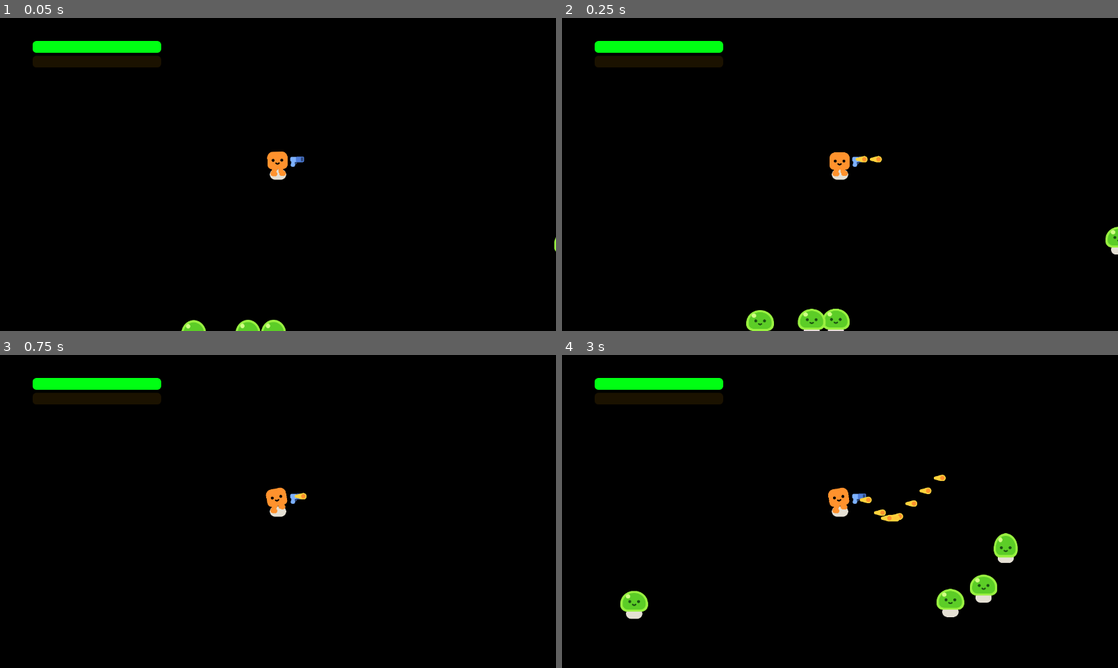
Above: before the commit, frames 1-4 (two rows, left to right).
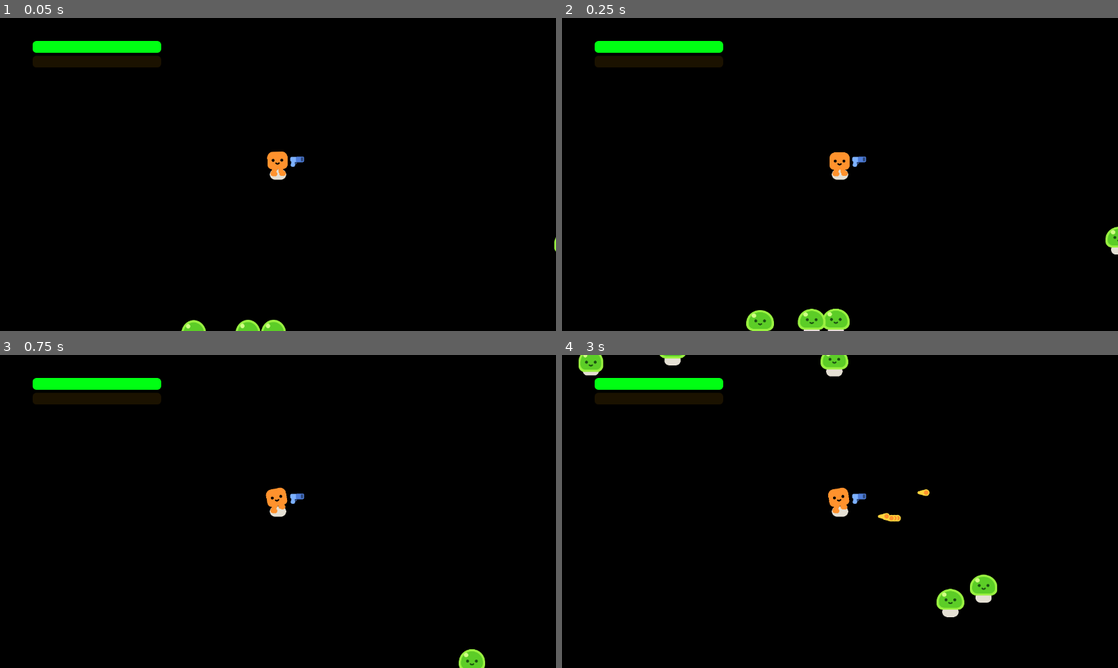
Above: after the commit, the same moments.

Repository: Marina-Banov/ggj-2025
Game: Godot game, scene res://game.tscn
Same seed, same stepped clock (60 frames per second), same inputs: the game is played once before the commit and once after it.
Inputs:
- Up to frame 1 (0.05 s): no input
- Up to frame 2 (0.25 s): no input
- Up to frame 3 (0.75 s): tap Enter (ui_accept) at 0.5 s; hold D (move_right) from 0.53 s (still down)
- Up to frame 4 (3 s): tap Enter (ui_accept) at 0.77, 1.52 s; release D (move_right) at 1.28 s; hold S (move_down) 1.28-2.03 s; hold D (move_right) 2.03-2.78 s; hold W (move_up) from 2.78 s (still down)

Frame 1 is identical in both runs. In frame 2, less than 0.1% of the frame differs, in the area x 52-58%, y 44-47%; in frame 3, 0.3%; in frame 4, 1.6%, in the area x 3-82%, y 0-85%.

Commit message:
boss + item (boss drop)

Diff:
--- /dev/null
+++ b/boss.gd
@@ -0,0 +1,46 @@
+extends CharacterBody2D
+
+signal boss_died
+
+const SPEED = 0
+var health = 10
+
+@onready var player = get_node("/root/Game/Player")
+@onready var slime: Node2D = $Slime
+@onready var game = get_node("/root/Game")
+@onready var health_bar: ProgressBar = $HealthBar
+
+
+func _ready() -> void:
+	health_bar.value = health
+
+
+func take_damage():
+	health -= player.damage
+	slime.play_hurt()
+	health_bar.value = health
+	if health <= 0:
+		_spawn_smoke_and_coin()
+		die()
+
+
+func _spawn_smoke_and_coin():
+	const SMOKE_SCENE = preload("res://smoke_explosion/smoke_explosion.tscn")
+	var smoke = SMOKE_SCENE.instantiate()
+	get_parent().add_child(smoke)
+	smoke.global_position = global_position
+
+	const ITEM = preload("res://item.tscn")
+	var item = ITEM.instantiate()
+	item.type = get_meta("type")
+	#get_parent().add_child(item)
+	# BITNO I ODVRATNO - something something collision physics object brrrr aaaaa
+	get_parent().call_deferred("add_child", item)
+	item.global_position = global_position
+	item.item_collected.connect(player._on_item_collected)
+
+
+func die():
+	game.increment_score()
+	boss_died.emit()
+	queue_free()
--- /dev/null
+++ b/boss.tscn
@@ -0,0 +1,45 @@
+[gd_scene load_steps=6 format=3 uid="uid://rv4vrcj037e8"]
+
+[ext_resource type="PackedScene" uid="uid://ogik4s70pgwl" path="res://characters/slime/slime.tscn" id="1_21e8m"]
+[ext_resource type="Script" path="res://boss.gd" id="1_xcr4f"]
+
+[sub_resource type="CircleShape2D" id="CircleShape2D_5qck5"]
+radius = 52.0865
+
+[sub_resource type="StyleBoxFlat" id="StyleBoxFlat_7gue8"]
+bg_color = Color(0.129412, 0.0862745, 0, 0.835294)
+corner_radius_top_left = 9
+corner_radius_top_right = 9
+corner_radius_bottom_right = 9
+corner_radius_bottom_left = 9
+
+[sub_resource type="StyleBoxFlat" id="StyleBoxFlat_jwkec"]
+bg_color = Color(0, 1, 0.0745098, 1)
+corner_radius_top_left = 9
+corner_radius_top_right = 9
+corner_radius_bottom_right = 9
+corner_radius_bottom_left = 9
+
+[node name="Boss" type="CharacterBody2D"]
+scale = Vector2(3, 3)
+collision_layer = 2
+collision_mask = 3
+script = ExtResource("1_xcr4f")
+metadata/type = ""
+
+[node name="Slime" parent="." instance=ExtResource("1_21e8m")]
+
+[node name="CollisionShape2D" type="CollisionShape2D" parent="."]
+position = Vector2(0, -28)
+shape = SubResource("CircleShape2D_5qck5")
+
+[node name="HealthBar" type="ProgressBar" parent="."]
+offset_left = -61.6667
+offset_top = 32.0
+offset_right = 66.3333
+offset_bottom = 44.0
+theme_override_styles/background = SubResource("StyleBoxFlat_7gue8")
+theme_override_styles/fill = SubResource("StyleBoxFlat_jwkec")
+max_value = 20.0
+value = 20.0
+show_percentage = false
--- a/game.tscn
+++ b/game.tscn
@@ -1,8 +1,9 @@
-[gd_scene load_steps=9 format=3 uid="uid://cg8v3gnoxlrle"]
+[gd_scene load_steps=10 format=3 uid="uid://cg8v3gnoxlrle"]
 
 [ext_resource type="PackedScene" uid="uid://c3xyhwelbeuur" path="res://player.tscn" id="1_3f3uf"]
 [ext_resource type="Script" path="res://game.gd" id="1_16jqa"]
 [ext_resource type="PackedScene" uid="uid://c82wcpf0xsbso" path="res://level_up.tscn" id="3_g73d3"]
+[ext_resource type="PackedScene" uid="uid://rv4vrcj037e8" path="res://boss.tscn" id="4_7xgck"]
 
 [sub_resource type="Curve2D" id="Curve2D_gdyfh"]
 _data = {
@@ -64,7 +65,6 @@
 position = Vector2(-590, -307)
 
 [node name="MobSpawnTimer" type="Timer" parent="."]
-wait_time = 0.5
 autostart = true
 
 [node name="HUD" type="CanvasLayer" parent="."]
@@ -124,6 +124,26 @@
 [node name="LevelUp" parent="." instance=ExtResource("3_g73d3")]
 visible = false
 
+[node name="BossCarbon" parent="." instance=ExtResource("4_7xgck")]
+modulate = Color(0, 0.464338, 0.778787, 1)
+position = Vector2(-1043, 1445)
+metadata/type = "carbon"
+
+[node name="BossChlorine" parent="." instance=ExtResource("4_7xgck")]
+modulate = Color(1, 0.07, 0.07, 1)
+position = Vector2(2548, -647)
+metadata/type = "chlorine"
+
+[node name="BossHydrogen" parent="." instance=ExtResource("4_7xgck")]
+modulate = Color(0.877138, 8.16298e-05, 0.689773, 1)
+position = Vector2(-975, -591)
+metadata/type = "hydrogen"
+
+[node name="BossOxygen" parent="." instance=ExtResource("4_7xgck")]
+modulate = Color(0, 0.811944, 0.178612, 1)
+position = Vector2(2306, 1688)
+metadata/type = "oxygen"
+
 [connection signal="health_depleted" from="Player" to="." method="_on_player_health_depleted"]
 [connection signal="should_level_up" from="Player" to="." method="_on_player_should_level_up"]
 [connection signal="timeout" from="MobSpawnTimer" to="." method="_on_mob_spawn_timer_timeout"]
--- a/gun.tscn
+++ b/gun.tscn
@@ -26,7 +26,7 @@
 position = Vector2(25, -11.1111)
 
 [node name="Timer" type="Timer" parent="."]
-wait_time = 0.117
+wait_time = 0.25
 autostart = true
 
 [connection signal="timeout" from="Timer" to="." method="_on_timer_timeout"]
--- /dev/null
+++ b/item.gd
@@ -0,0 +1,12 @@
+extends Area2D
+
+signal item_collected(type)
+
+var type = "oxygen"
+
+func _ready():
+	$AnimatedSprite2D.animation = type
+
+func _on_body_entered(body: Node2D) -> void:
+	queue_free()
+	item_collected.emit(type) # otkrit kako passat type
--- /dev/null
+++ b/item.tscn
@@ -0,0 +1,62 @@
+[gd_scene load_steps=8 format=3 uid="uid://dmvut2a2ybvcq"]
+
+[ext_resource type="Texture2D" uid="uid://c2xw5ckd6hxwe" path="res://pickups/oxygen.png" id="1_2svj5"]
+[ext_resource type="Script" path="res://item.gd" id="1_046hn"]
+[ext_resource type="Texture2D" uid="uid://blby6nwufyqh6" path="res://pickups/carbon.png" id="1_dhbbl"]
+[ext_resource type="Texture2D" uid="uid://b5qiukmvr6tq6" path="res://pickups/chlorine.png" id="2_u35d6"]
+[ext_resource type="Texture2D" uid="uid://c7bkrnr52w48l" path="res://pickups/hydrogen.png" id="3_m4rr6"]
+
+[sub_resource type="SpriteFrames" id="SpriteFrames_05a0n"]
+animations = [{
+"frames": [{
+"duration": 1.0,
+"texture": ExtResource("1_dhbbl")
+}],
+"loop": true,
+"name": &"carbon",
+"speed": 5.0
+}, {
+"frames": [{
+"duration": 1.0,
+"texture": ExtResource("2_u35d6")
+}],
+"loop": true,
+"name": &"chlorine",
+"speed": 5.0
+}, {
+"frames": [{
+"duration": 1.0,
+"texture": ExtResource("3_m4rr6")
+}],
+"loop": true,
+"name": &"hydrogen",
+"speed": 5.0
+}, {
+"frames": [{
+"duration": 1.0,
+"texture": ExtResource("1_2svj5")
+}],
+"loop": true,
+"name": &"oxygen",
+"speed": 5.0
+}]
+
+[sub_resource type="CapsuleShape2D" id="CapsuleShape2D_677xy"]
+radius = 46.0
+height = 154.667
+
+[node name="Area2D" type="Area2D"]
+collision_layer = 0
+script = ExtResource("1_046hn")
+
+[node name="AnimatedSprite2D" type="AnimatedSprite2D" parent="."]
+position = Vector2(0.999998, -2)
+scale = Vector2(0.25, 0.25)
+sprite_frames = SubResource("SpriteFrames_05a0n")
+animation = &"carbon"
+
+[node name="CollisionShape2D" type="CollisionShape2D" parent="."]
+scale = Vector2(1.5, 1.5)
+shape = SubResource("CapsuleShape2D_677xy")
+
+[connection signal="body_entered" from="." to="." method="_on_body_entered"]
--- a/level_up.gd
+++ b/level_up.gd
@@ -14,7 +14,7 @@
 
 
 func _on_button_attack_speed_pressed() -> void:
-	player.attack_speed -= 0.01
+	player.attack_speed = max(0.1, player.attack_speed - 0.05)
 	_resume()
 
 
@@ -26,4 +26,3 @@
 func _resume():
 	Engine.time_scale = 1
 	visible = false
-	player.xp = 0
--- a/player.gd
+++ b/player.gd
@@ -8,7 +8,10 @@
 @onready var xp_bar: ProgressBar = get_node("/root/Game/HUD/XPBar")
 @onready var gun: Area2D = $Gun
 
+const DAMAGE_RATE = 50.0
+
 var xp = 0
+var max_xp_per_level = 5
 var level = 1
 
 var speed = 450.0
@@ -18,6 +21,9 @@
 
 func _on_coin_collected():
 	xp += 1
+
+func _on_item_collected(type):
+	print(type)
 
 func _physics_process(delta: float) -> void:
 	var direction = Input.get_vector("move_left", "move_right", "move_up", "move_down")
@@ -29,7 +35,6 @@
 	else:
 		happy_boo.play_idle_animation()
 
-	const DAMAGE_RATE = 50.0
 	var overlapping_mobs = %Hurtbox.get_overlapping_bodies()
 	if overlapping_mobs.size() > 0:
 		health -= DAMAGE_RATE * overlapping_mobs.size() * delta
@@ -39,6 +44,10 @@
 			print("dead")
 	health_bar.value = health
 	xp_bar.value = xp
-	if xp == xp_bar.max_value:
+	xp_bar.max_value = max_xp_per_level
+	if xp >= max_xp_per_level:
 		should_level_up.emit()
+		xp = 0
+		level += 1
+		max_xp_per_level = 5 * level
 	gun.timer.wait_time = attack_speed
Binary file added: pickups/carbon.png
Not shown, added: pickups/carbon.png.import
Binary file added: pickups/chlorine.png
Not shown, added: pickups/chlorine.png.import
Binary file added: pickups/hydrogen.png
Not shown, added: pickups/hydrogen.png.import
Binary file added: pickups/oxygen.png
Not shown, added: pickups/oxygen.png.import
